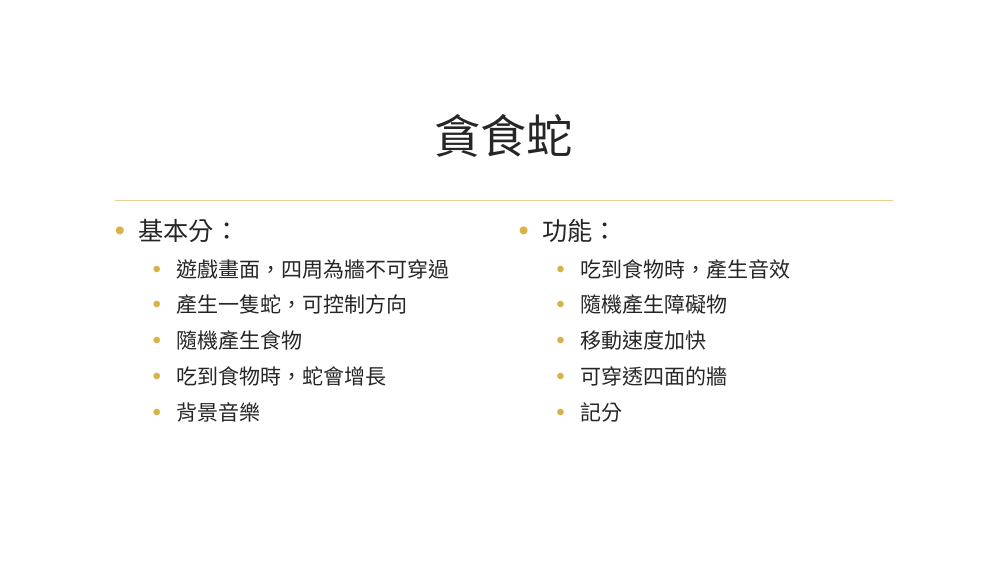
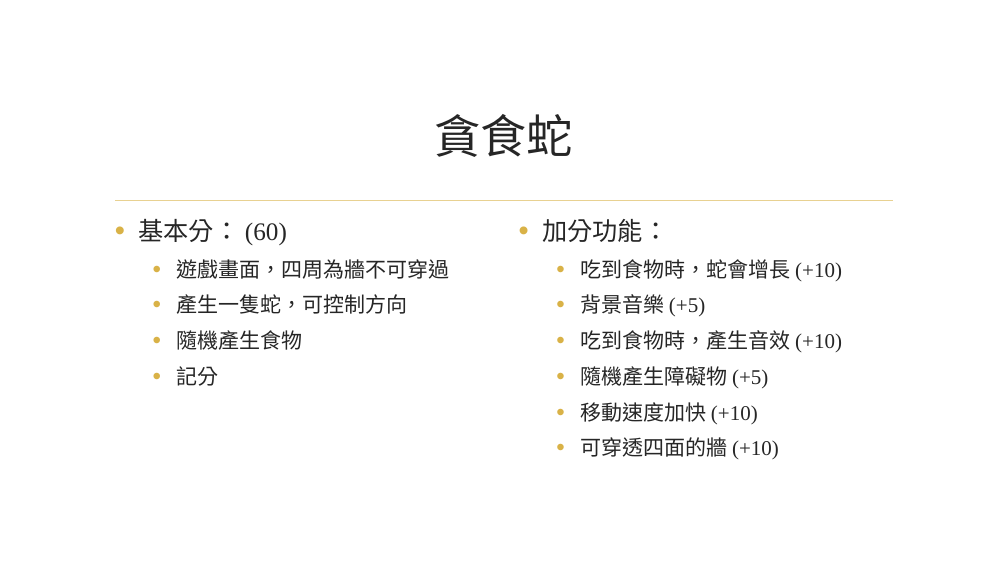
Before and after one commit to CGUSystemCourses/MicroProcessorsLab-2015, a slide deck: slide 4 of Labs/Final/Final-Project.pptx. Drawn at 1008x567 pixels with LibreOffice and Linux fonts; fonts in the diff are those of the drawing; background and template pictures are left out. Boxes give left, top, right and bottom in pixels: in the first picture for what was removed or moved away, otherwise in the second. Text is boxed around its words. In the diff, an @@ line names an element or a change of style, - is before the commit and + after.

```diff
--- a/Labs/Final/Final-Project.pptx
+++ b/Labs/Final/Final-Project.pptx
@@ text at <box>139,219,287,245</box>: text changed @@
-• 基本分：
+• 基本分： (60)
@@ text at <box>542,219,842,459</box>: text changed @@
-• 功能：
-  • 吃到食物時，產生音效
-  • 隨機產生障礙物
-  • 移動速度加快
-  • 可穿透四面的牆
-  • 記分
+• 加分功能：
+  • 吃到食物時，蛇會增長 (+10)
+  • 背景音樂 (+5)
+  • 吃到食物時，產生音效 (+10)
+  • 隨機產生障礙物 (+5)
+  • 移動速度加快 (+10)
+  • 可穿透四面的牆 (+10)
@@ text at <box>176,366,218,386</box>: text changed @@
-  • 吃到食物時，蛇會增長
-  • 背景音樂
+  • 記分
```
Also in this commit, not shown: 2 other slides changed.
